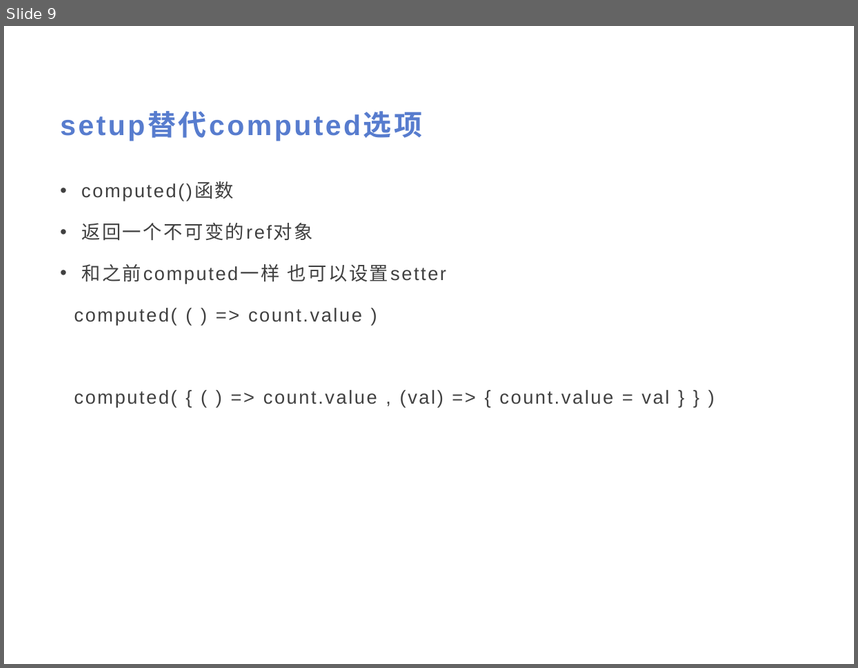
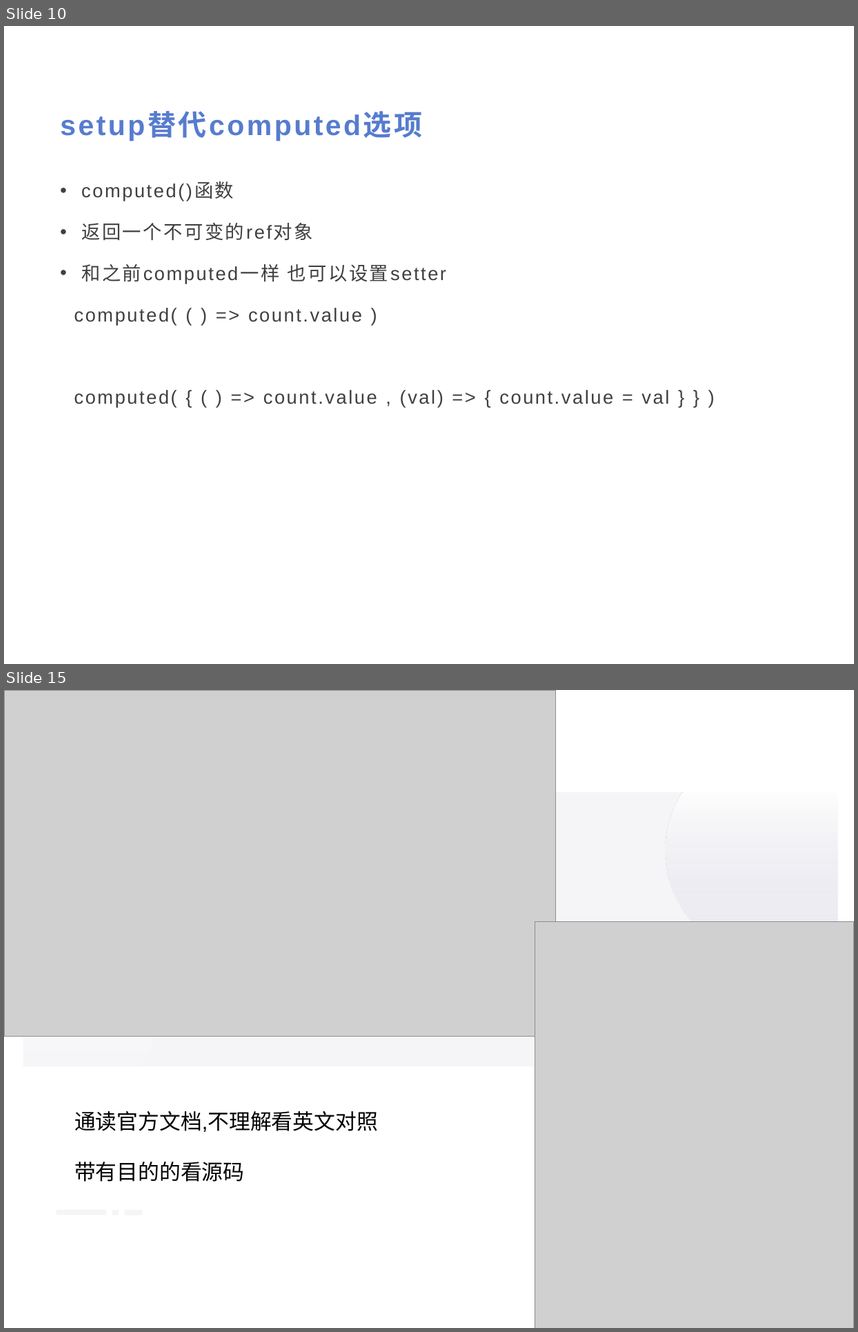
Before and after one commit to Yukon123/HelloVue3, a slide deck: Vue3.pptx. Shown one above the other, each under a label of ours: slide 9 before the commit, slides 10 and 15 after it; the slides between them are not shown. The pictures are 858x668 and 858x1332 pixels, drawn with LibreOffice and Linux fonts; fonts in the diff are those of the drawing; grey boxes stand for pictures. Boxes give left, top, right and bottom in pixels: in the first picture for what was removed or moved away, otherwise in the second. Text is boxed around its words. In the diff, an @@ line names an element or a change of style, - is before the commit and + after.

```diff
--- a/Vue3.pptx
+++ b/Vue3.pptx
@@ slide 15 added at (x1=4, y1=690, x2=854, y2=1328), background #FFFFFF @@
@@ picture added at (x1=4, y1=690, x2=556, y2=1036) @@
@@ rectangle added at (x1=23, y1=792, x2=838, y2=1066), fill #F5F5F8 @@
@@ freeform shape added at (x1=665, y1=792, x2=837, y2=960), fill gradient #FFFFFF to #D8D8E4 @@
@@ freeform shape added at (x1=22, y1=938, x2=154, y2=1066), fill gradient #FFFFFF @@
@@ picture added at (x1=535, y1=922, x2=854, y2=1328) @@
@@ text added at (x1=74, y1=1111, x2=378, y2=1181), 18 pt, text #000000 @@
+通读官方文档,不理解看英文对照
+带有目的的看源码
@@ rectangle added at (x1=56, y1=1210, x2=107, y2=1214), fill #F5F5F8 @@
@@ rectangle added at (x1=113, y1=1210, x2=119, y2=1214), fill #F5F5F8 @@
@@ rectangle added at (x1=125, y1=1210, x2=143, y2=1214), fill #F5F5F8 @@
@@ what was slide 9 is now slide 10 @@
```
Also in this commit, not shown: 10 slides changed, 3 other slides added, 2 slides removed, 20 other files.
